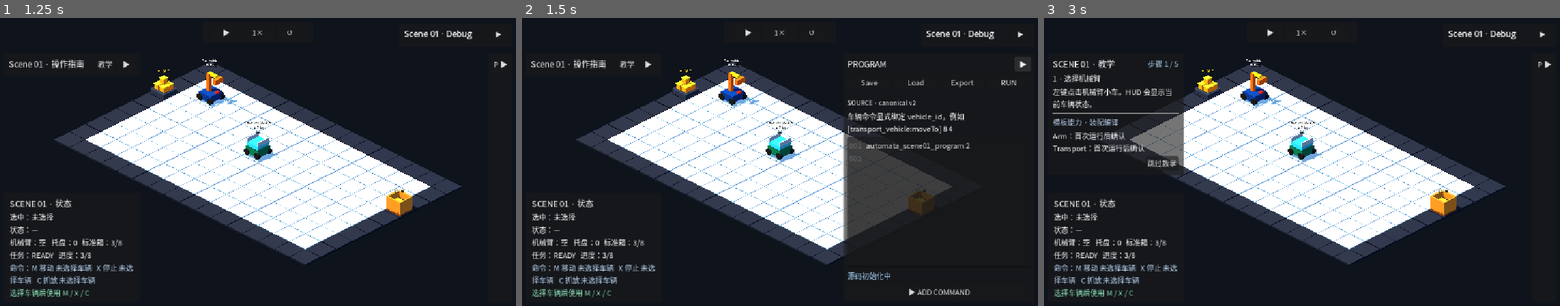
Above: before the commit, frames 1-3 (left to right).
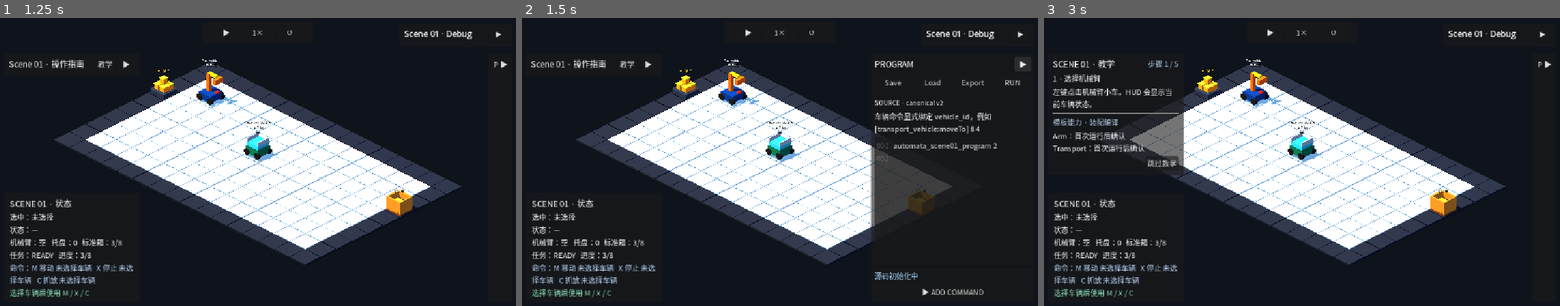
Above: after the commit, the same moments.

Repository: Ri0n72Y/automata
Game: Godot game, scene res://scenes/scene_01/scene_01_basic_packing.tscn
Same seed, same stepped clock (60 frames per second), same inputs: the game is played once before the commit and once after it.
Inputs:
- Up to frame 1 (1.25 s): click "跳过教学" at 0.5 s
- Up to frame 2 (1.5 s): click "P ▶" at 1.25 s
- Up to frame 3 (3 s): click "▶" at 2 s; click "教学" at 2.75 s

Frame 1 is identical in both runs. In frame 2, 4.6% of the frame differs, in the area x 62-97%, y 14-97%; in frame 3, nothing differs.

Commit message:
refactor(scene-01): shrink Program rail tiers

Diff:
--- a/scripts/scene_01/scene_01_ui_layout_metrics.gd
+++ b/scripts/scene_01/scene_01_ui_layout_metrics.gd
@@ -7,9 +7,9 @@
 const LEFT_COMPACT_WIDTH := 320.0
 const LEFT_WIDE_WIDTH := 360.0
 const PROGRAM_COLLAPSED_WIDTH := 52.0
-const PROGRAM_NARROW_WIDTH := 420.0
-const PROGRAM_COMPACT_WIDTH := 440.0
-const PROGRAM_WIDE_WIDTH := 520.0
+const PROGRAM_NARROW_WIDTH := 360.0
+const PROGRAM_COMPACT_WIDTH := 400.0
+const PROGRAM_WIDE_WIDTH := 460.0
 
 static func left_rail_width(viewport_width: float) -> float:
 	return LEFT_WIDE_WIDTH if viewport_width >= WIDE_BREAKPOINT else (LEFT_COMPACT_WIDTH if viewport_width >= COMPACT_BREAKPOINT else LEFT_NARROW_WIDTH)
